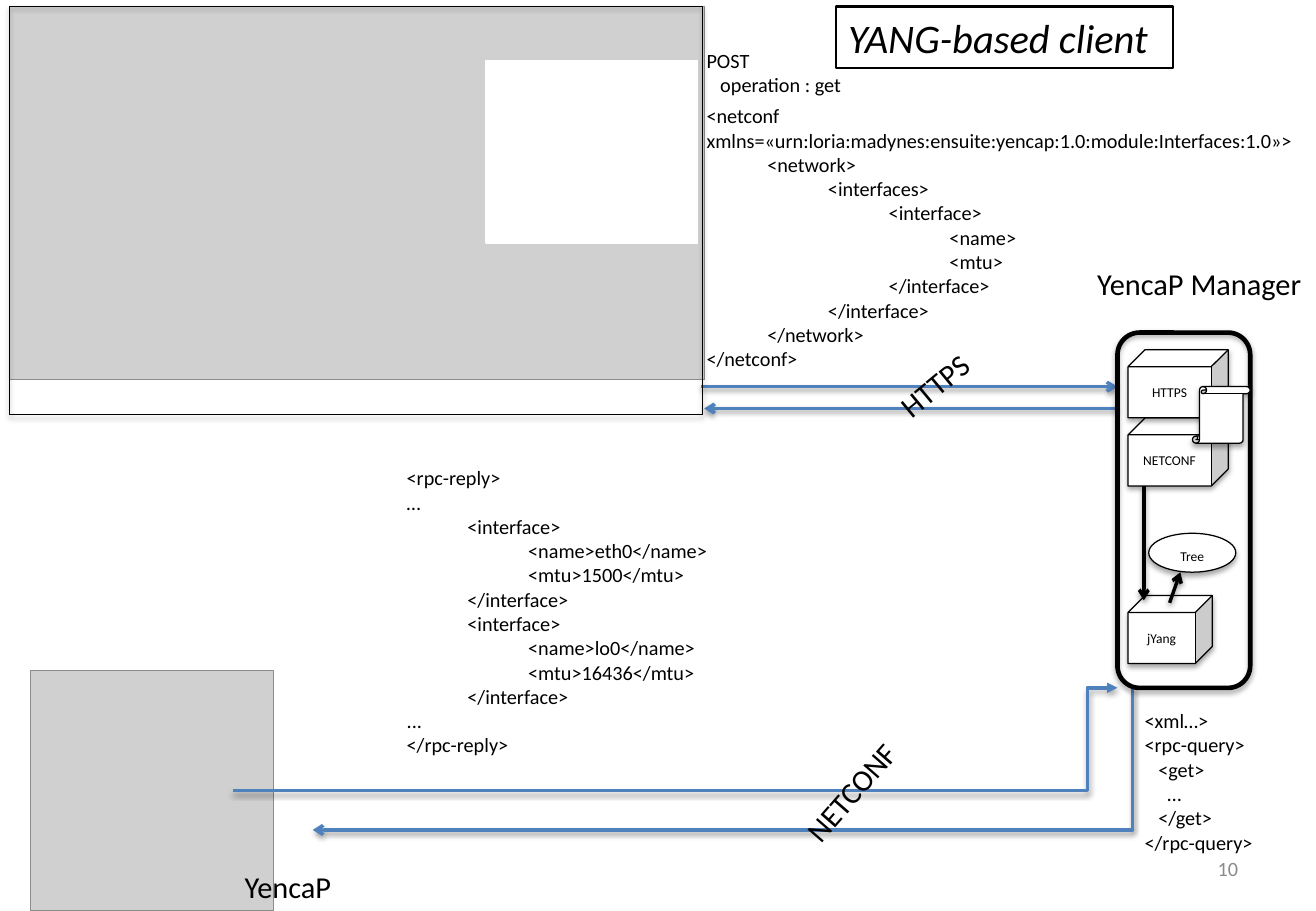
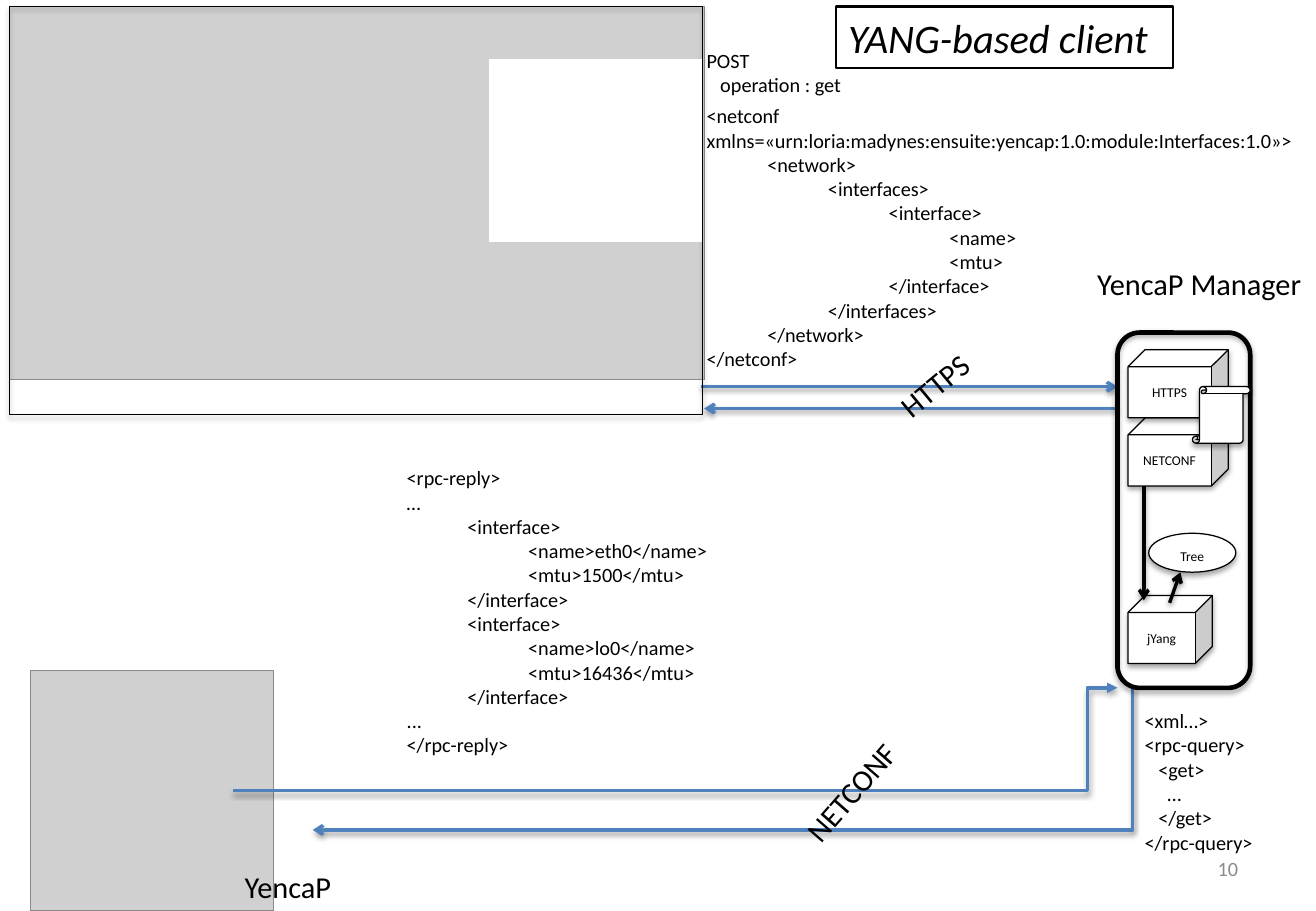
Before and after one commit to AaronNGray/jYang, a slide deck: slide 10 of yang-manager/reports/NOMS-2010.pptx. Drawn at 1316x911 pixels with LibreOffice and Linux fonts; fonts in the diff are those of the drawing; grey boxes stand for pictures. Boxes give left, top, right and bottom in pixels: in the first picture for what was removed or moved away, otherwise in the second. Text is boxed around its words. In the diff, an @@ line names an element or a change of style, - is before the commit and + after.

```diff
--- a/yang-manager/reports/NOMS-2010.pptx
+++ b/yang-manager/reports/NOMS-2010.pptx
@@ rectangle: place and size @@
-rectangle at [486, 61, 697, 243]
+rectangle at [490, 60, 701, 242]
@@ text at [828, 304, 937, 319]: text changed @@
-</interface>
+</interfaces>
```
Also in this commit, not shown: 5 other slides changed.
